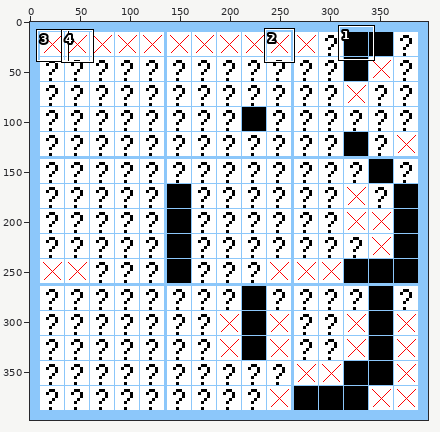
Sprite sheet, stored at output2.png. Above: a wide view before the commit, with the close-up outlined.
Close-up. Before the commit:
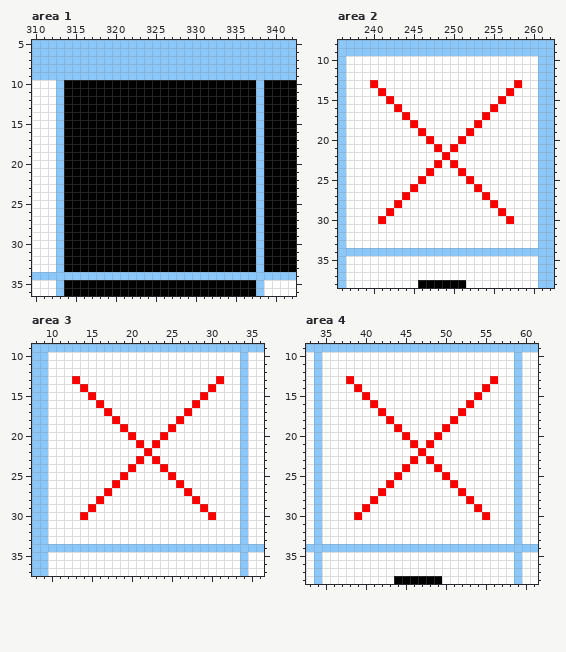
The file is 398x398 pixels. Shown: area 1: x 310..342, y 5..36; area 2: x 236..262, y 8..38; area 3: x 8..36, y 9..37; area 4: x 33..61, y 9..38. The commit also changed other parts of the picture, which this record leaves out.
After:
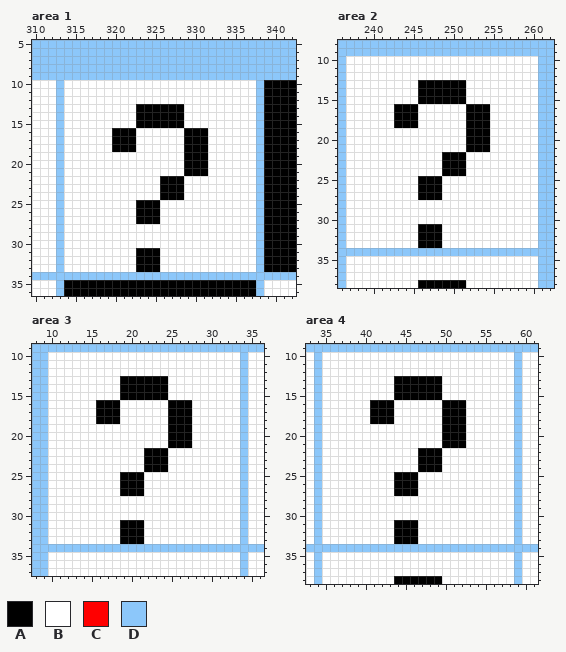
Palette (. is transparent): A #000000  B #ffffff  C #ff0000  D #8cc7fa
Change:
Changed rows in their new state; - is an unchanged pixel.
Area 1:
first column x 314:
10 BBBBBBBBBBBBBBBBBBBBBBBB
11 BBBBBBBBBBBBBBBBBBBBBBBB
12 BBBBBBBBBBBBBBBBBBBBBBBB
13 BBBBBBBBB------BBBBBBBBB
14 BBBBBBBBB------BBBBBBBBB
15 BBBBBBBBB------BBBBBBBBB
16 BBBBBB---BBBBBB---BBBBBB
17 BBBBBB---BBBBBB---BBBBBB
18 BBBBBB---BBBBBB---BBBBBB
19 BBBBBBBBBBBBBBB---BBBBBB
20 BBBBBBBBBBBBBBB---BBBBBB
21 BBBBBBBBBBBBBBB---BBBBBB
22 BBBBBBBBBBBB---BBBBBBBBB
23 BBBBBBBBBBBB---BBBBBBBBB
24 BBBBBBBBBBBB---BBBBBBBBB
25 BBBBBBBBB---BBBBBBBBBBBB
26 BBBBBBBBB---BBBBBBBBBBBB
27 BBBBBBBBB---BBBBBBBBBBBB
28 BBBBBBBBBBBBBBBBBBBBBBBB
29 BBBBBBBBBBBBBBBBBBBBBBBB
30 BBBBBBBBBBBBBBBBBBBBBBBB
31 BBBBBBBBB---BBBBBBBBBBBB
32 BBBBBBBBB---BBBBBBBBBBBB
33 BBBBBBBBB---BBBBBBBBBBBB
Area 2:
first column x 240:
13 B-----AAAAAA------B
14 -B----AAAAAA-----B-
15 --B---AAAAAA----B--
16 ---AAA------AAAB---
17 ---AAA------AAA----
18 ---AAA------AAA----
19 ------B-----AAA----
20 -------B---BAAA----
21 --------B-B-AAA----
22 ---------AAA-------
23 --------BAAA-------
24 -------B-AAA-------
25 ------AAA---B------
26 -----BAAA----B-----
27 ----B-AAA-----B----
28 ---B-----------B---
29 --B-------------B--
30 -B---------------B-
31 ------AAA----------
32 ------AAA----------
33 ------AAA----------
Area 3:
first column x 13:
13 B-----AAAAAA------B
14 -B----AAAAAA-----B-
15 --B---AAAAAA----B--
16 ---AAA------AAAB---
17 ---AAA------AAA----
18 ---AAA------AAA----
19 ------B-----AAA----
20 -------B---BAAA----
21 --------B-B-AAA----
22 ---------AAA-------
23 --------BAAA-------
24 -------B-AAA-------
25 ------AAA---B------
26 -----BAAA----B-----
27 ----B-AAA-----B----
28 ---B-----------B---
29 --B-------------B--
30 -B---------------B-
31 ------AAA----------
32 ------AAA----------
33 ------AAA----------
Area 4:
first column x 38:
13 B-----AAAAAA------B
14 -B----AAAAAA-----B-
15 --B---AAAAAA----B--
16 ---AAA------AAAB---
17 ---AAA------AAA----
18 ---AAA------AAA----
19 ------B-----AAA----
20 -------B---BAAA----
21 --------B-B-AAA----
22 ---------AAA-------
23 --------BAAA-------
24 -------B-AAA-------
25 ------AAA---B------
26 -----BAAA----B-----
27 ----B-AAA-----B----
28 ---B-----------B---
29 --B-------------B--
30 -B---------------B-
31 ------AAA----------
32 ------AAA----------
33 ------AAA----------
Boxes around the changes in both close-ups, in picture pixels (x1, y1, x2, y2):
changed: (64, 80, 256, 272)
changed: (370, 80, 522, 248)
changed: (72, 376, 224, 544)
changed: (346, 376, 498, 544)
